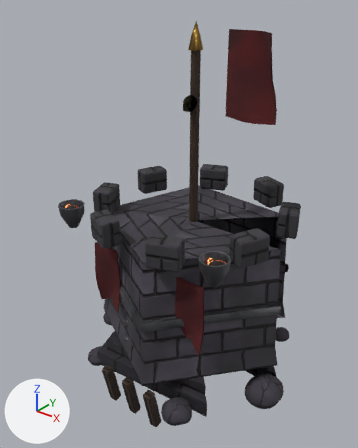
Renders of the glTF model unity/Kernwacht_Unity/Assets/Kernwacht/Models/tower/barracks.glb from each side of a commit.
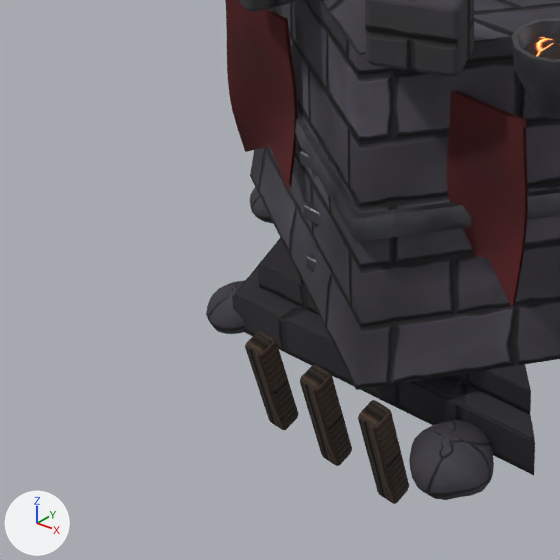
Each version appears first whole from a 50 mm lens placed at (1.162, -1.552, 1.591), pointed at (-0.043, -0.046, 0.657), and next in a close-up on the part from 4% to 60% of the width and 55% to 100% of the height. Lighting does not change. The marker at lower left points along +X, +Y and +Z. The first two pictures are the older version. Where no turn or scale is listed for an object, it has been applied to the vertices. Vertices at exactly the same position are counted once.

Names of what the first close-up shows: 'Base'.
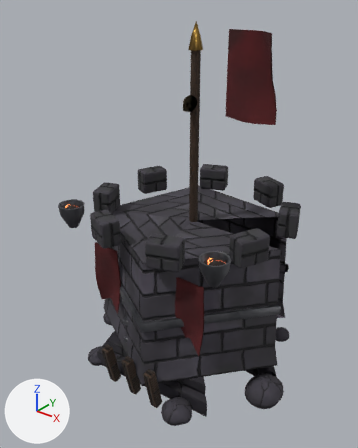
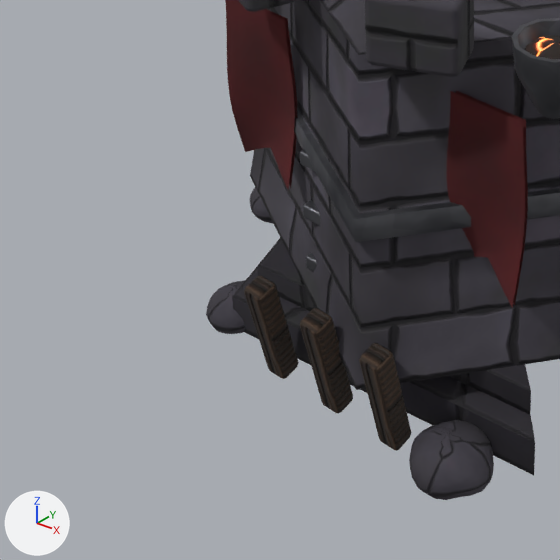
The edits, one by one:
me_base is used by ob_base; parent ob_barracks; location (0.0, 0.0, 0.0).
me_base had 2620 vertices, 4940 faces and spanned x -0.493..0.523, y -0.465..0.497, z -0.105..0.78.
me_base now has 2620 vertices, 4940 faces and spans x -0.493..0.523, y -0.461..0.497, z -0.044..0.78.
me_base part 1: the loose piece of 56 vertices spanning x -0.14..-0.1, y -0.465..-0.39, z -0.105..0.095 is moved by (0.0, 0.008, 0.105).
me_base part 2: the loose piece of 56 vertices spanning x -0.02..0.02, y -0.465..-0.39, z -0.105..0.095 is moved by (0.0, 0.008, 0.105).
me_base part 3: the loose piece of 56 vertices spanning x 0.1..0.14, y -0.465..-0.39, z -0.105..0.095 is moved by (0.0, 0.008, 0.105).

What differs and where, as boxes (x1, y1, x2, y2) in the close-ups (560 x 560 px; the box of a moved part takes in the faces that stretch with it):
'Base', reshaped: before (206, 0, 560, 504); after (206, 0, 560, 500)
part 1 of me_base, moved or reshaped: before (245, 331, 298, 430); after (244, 275, 299, 379)
part 2 of me_base, moved or reshaped: before (300, 364, 352, 466); after (300, 308, 353, 414)
part 3 of me_base, moved or reshaped: before (358, 400, 409, 504); after (359, 343, 411, 451)
